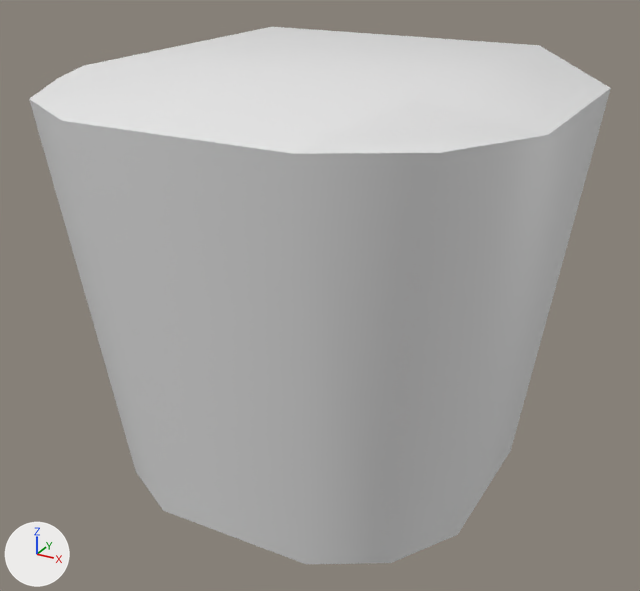
One commit to the FBX model Assets/Models/cork.fbx: the scene before it, then after it.
Camera for both pictures: a 50 mm lens placed at (1.0306, -1.0566, 0.1714), pointed at (0.9999, -1.0007, 0.1435). Lighting does not change. The marker at lower left points along +X, +Y and +Z. Where no turn or scale is listed for an object, it has been applied to the vertices.

The older version as bpy lines, for what is in view:
```python
mat_material = principled_material('Material')
mat_material.base_color = (0.8, 0.8, 0.8)  # white #e7e7e7
me_cube_049 = bpy.data.meshes.new('Cube.049')
me_cube_049.from_pydata(...)  # 32 vertices, 30 faces; spans x -0.0182..0.0182, y -0.0182..0.0182, z 0.0..0.034
me_cube_049.materials.append(mat_material)  # white #e7e7e7
ob_c_child_001 = bpy.data.objects.new('c_child.001', me_cube_049)
ob_c_child_001.location = (1.0, -1.0, 0.12781)
```
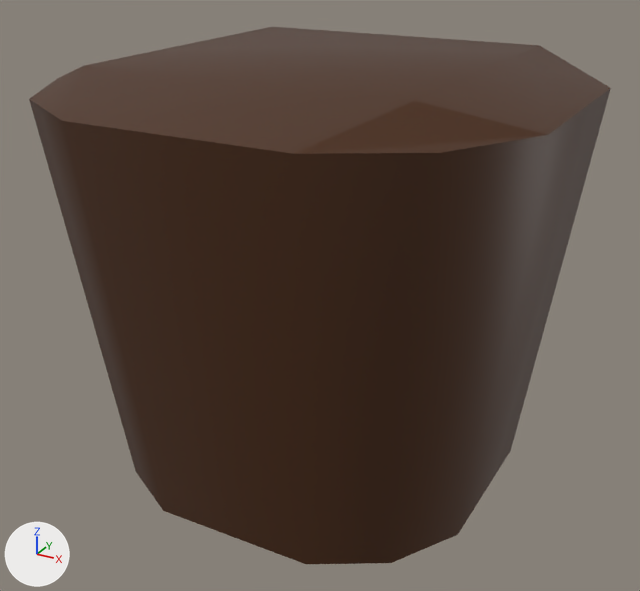
The newer file is also turned or shifted as a whole; pictures and numbers use the older file's frame.

What differs and where, as boxes [x1, y1, x2, y2] in the pictures (640 x 591 px):
'c_child.001', surface changed (grey to brown)
    both: [29, 27, 611, 564]

Diff of the bpy script that builds the scene:
```diff
--- a/Assets/Models/cork.fbx.py
+++ b/Assets/Models/cork.fbx.py
@@ img_text_colours_png @@
+img_text_colours_png = load_image('text_colours.png', '../Textures/text_colours.png', 2048, 2048, 'sRGB')
@@ mat_material @@
 mat_material = principled_material('Material')
-mat_material.base_color = (0.8, 0.8, 0.8)  # white #e7e7e7
+mat_material.texture = img_text_colours_png
@@ me_cube_049 @@
 me_cube_049.from_pydata(...)  # 32 vertices, 30 faces; spans x -0.0182..0.0182, y -0.0182..0.0182, z 0.0..0.034
 # used by ob_c_child_001; location = (1.0, -1.0, 0.12781)
+# me_cube_049 part 1: texture (UV) coordinates of 30 of 30 faces, centred in x -0.0162..0.0162, y -0.0162..0.0162, z 0.0..0.034, changed; they spanned u 0.01..0.24, v 0.5..0.74 and now span u 0.26..0.36, v 0.76..0.87
 me_cube_049.materials.append(mat_material)
```
